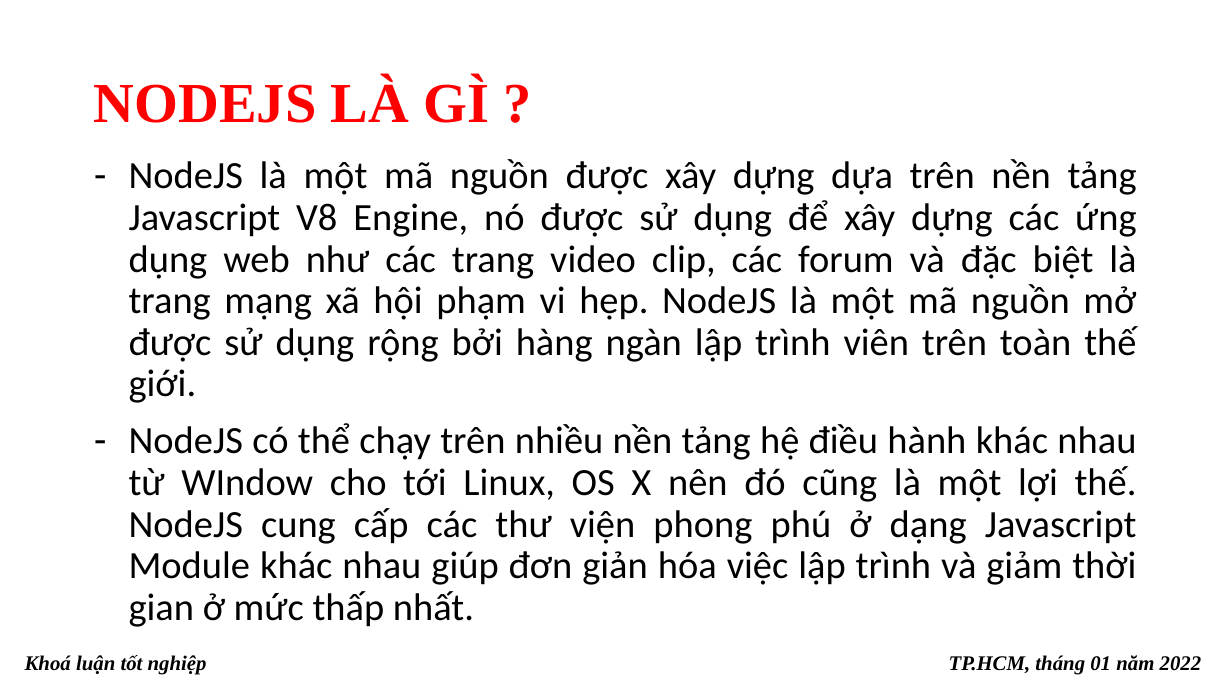
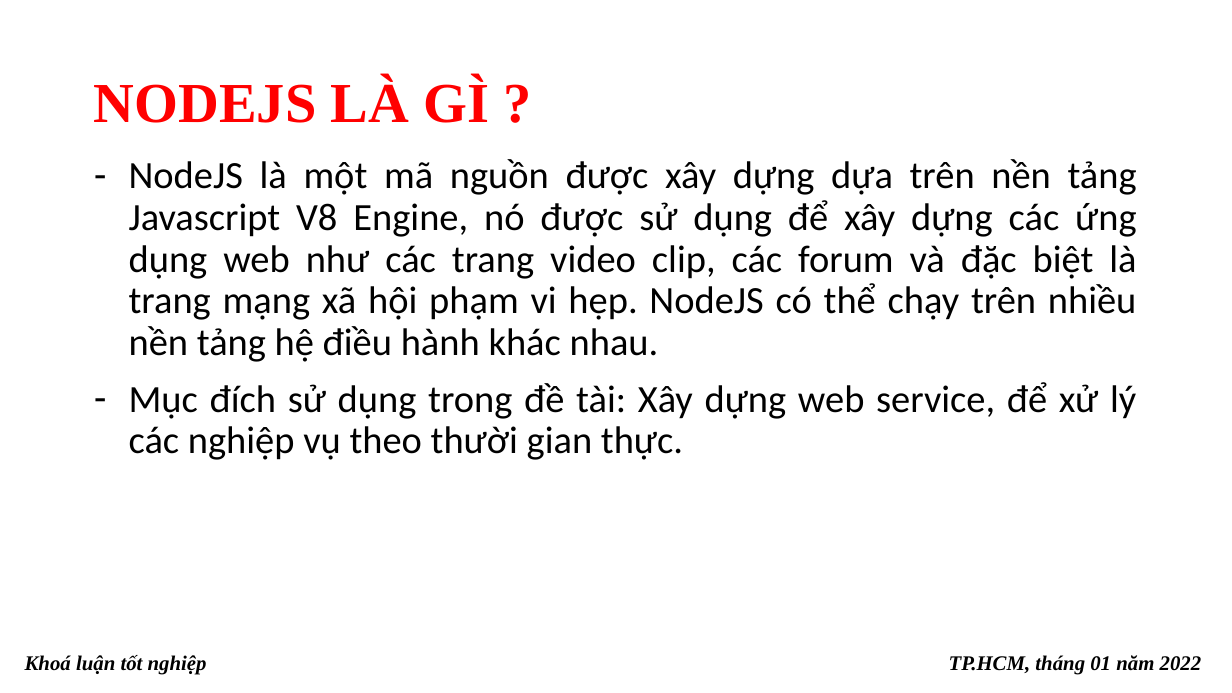
Before and after one commit to khoaluantotnghiep-09dhth-hufi/baocao, a slide deck: slide 11 of ppBaoCao_2.pptx (slide 10 before the commit). Drawn at 1232x693 pixels with LibreOffice and Linux fonts; fonts in the diff are those of the drawing. Boxes give left, top, right and bottom in pixels: in the first picture for what was removed or moved away, otherwise in the second. Text is boxed around its words. In the diff, an @@ line names an element or a change of style, - is before the commit and + after.

```diff
--- a/ppBaoCao_2.pptx
+++ b/ppBaoCao_2.pptx
@@ text at (x1=129, y1=159, x2=1137, y2=460): text changed @@
-– NodeJS là một mã nguồn được xây dựng dựa trên nền tảng Javascript V8 Engine, nó được sử dụng để xây dựng các ứng dụng web như các trang video clip, các forum và đặc biệt là trang mạng xã hội phạm vi hẹp. NodeJS là một mã nguồn mở được sử dụng rộng bởi hàng ngàn lập trình viên trên toàn thế giới.
-– NodeJS có thể chạy trên nhiều nền tảng hệ điều hành khác nhau từ WIndow cho tới Linux, OS X nên đó cũng là một lợi thế. NodeJS cung cấp các thư viện phong phú ở dạng Javascript Module khác nhau giúp đơn giản hóa việc lập trình và giảm thời gian ở mức thấp nhất.
+– NodeJS là một mã nguồn được xây dựng dựa trên nền tảng Javascript V8 Engine, nó được sử dụng để xây dựng các ứng dụng web như các trang video clip, các forum và đặc biệt là trang mạng xã hội phạm vi hẹp. NodeJS có thể chạy trên nhiều nền tảng hệ điều hành khác nhau.
+– Mục đích sử dụng trong đề tài: Xây dựng web service, để xử lý các nghiệp vụ theo thười gian thực.
```
Also in this commit, not shown: 5 other slides changed, 2 slides added, 1 other file.
